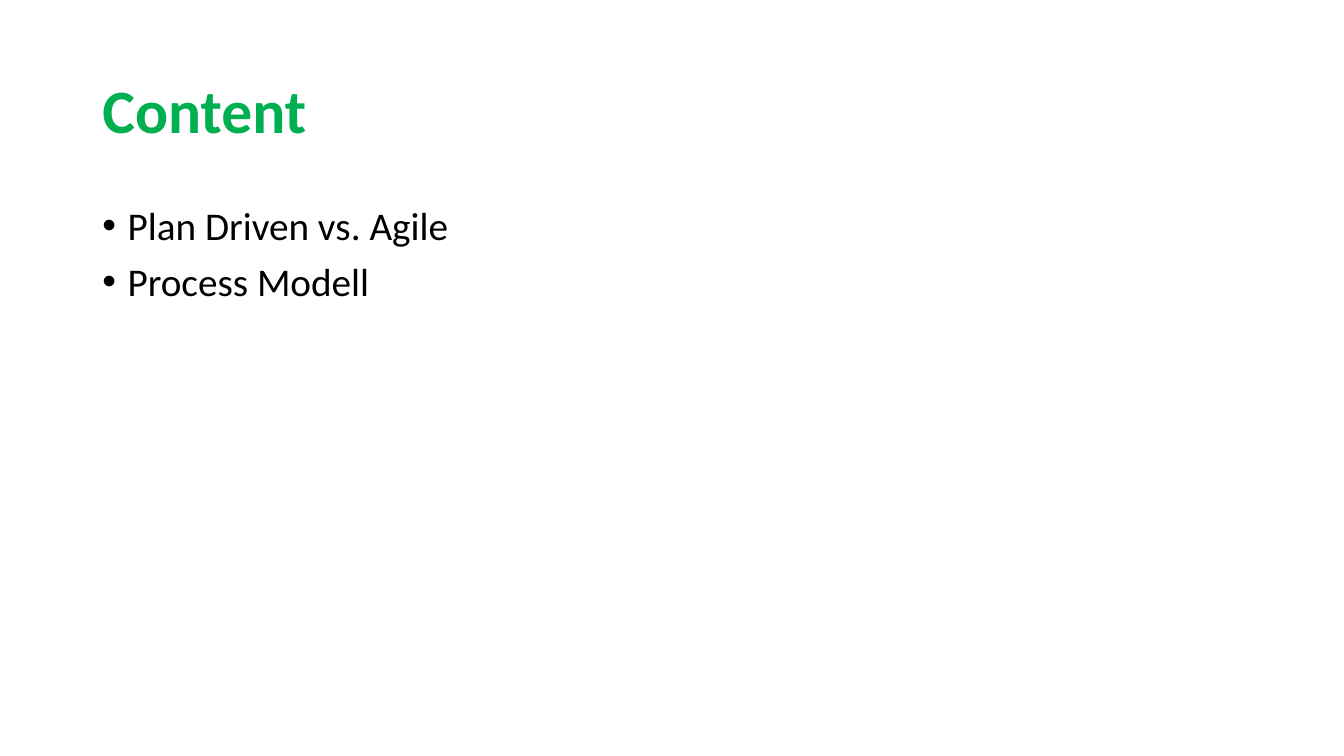
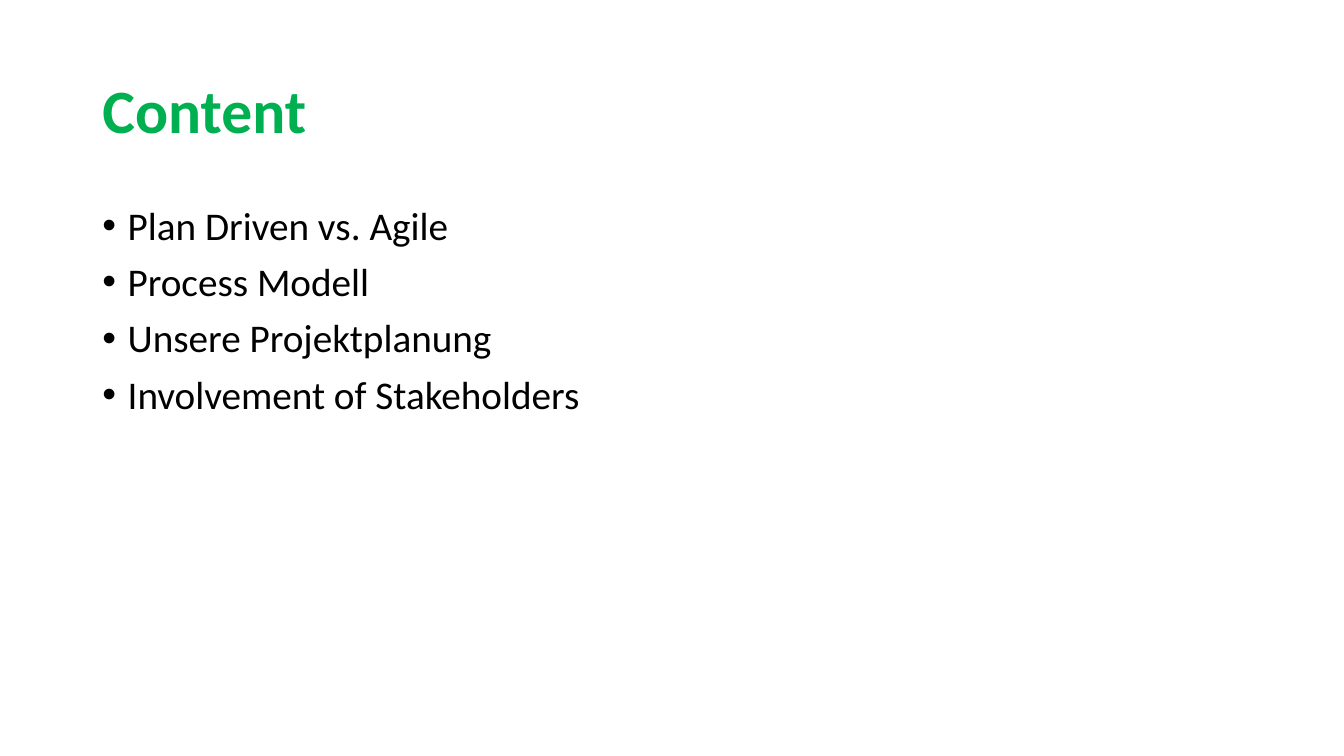
Before and after one commit to sarahmele/ch.bfh.btx8081.w2015.green, a slide deck: slide 2 of doc/task02/Task2.pptx. Drawn at 1344x756 pixels with LibreOffice and Linux fonts; fonts in the diff are those of the drawing. Boxes give left, top, right and bottom in pixels: in the first picture for what was removed or moved away, otherwise in the second. Text is boxed around its words. In the diff, an @@ line names an element or a change of style, - is before the commit and + after.

Commit message:
Inhaltsverzeichnis aktualisiert

```diff
--- a/doc/task02/Task2.pptx
+++ b/doc/task02/Task2.pptx
@@ text at bbox=[128, 324, 579, 410]: paragraphs added @@
+• Unsere Projektplanung
+• Involvement of Stakeholders
```
